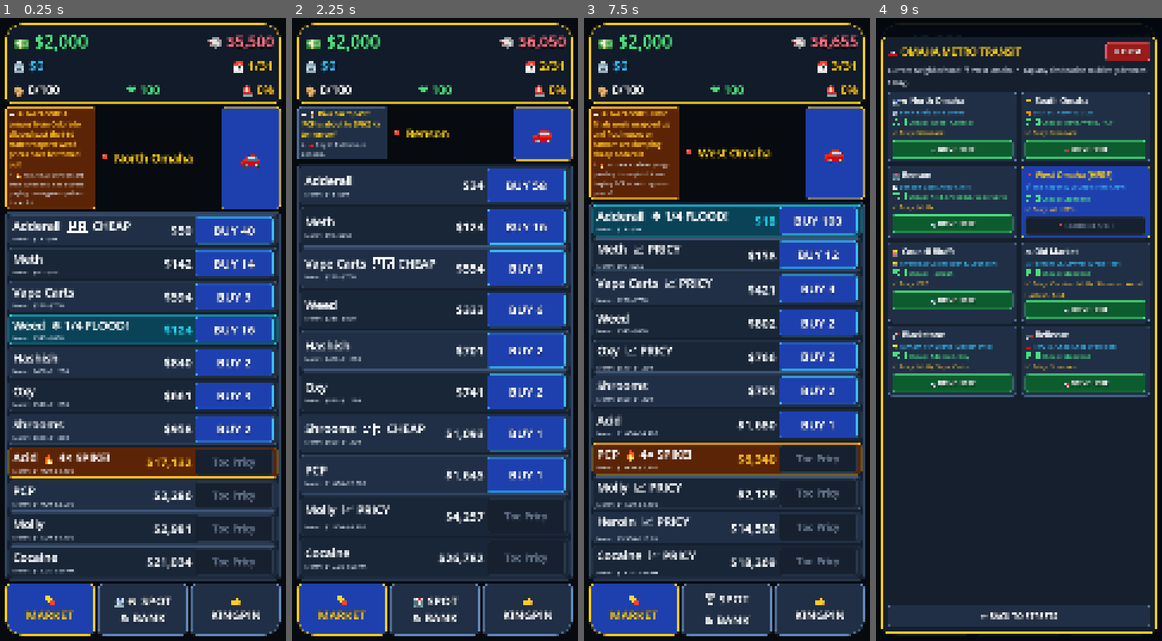
Above: before the commit, frames 1-4 (left to right).
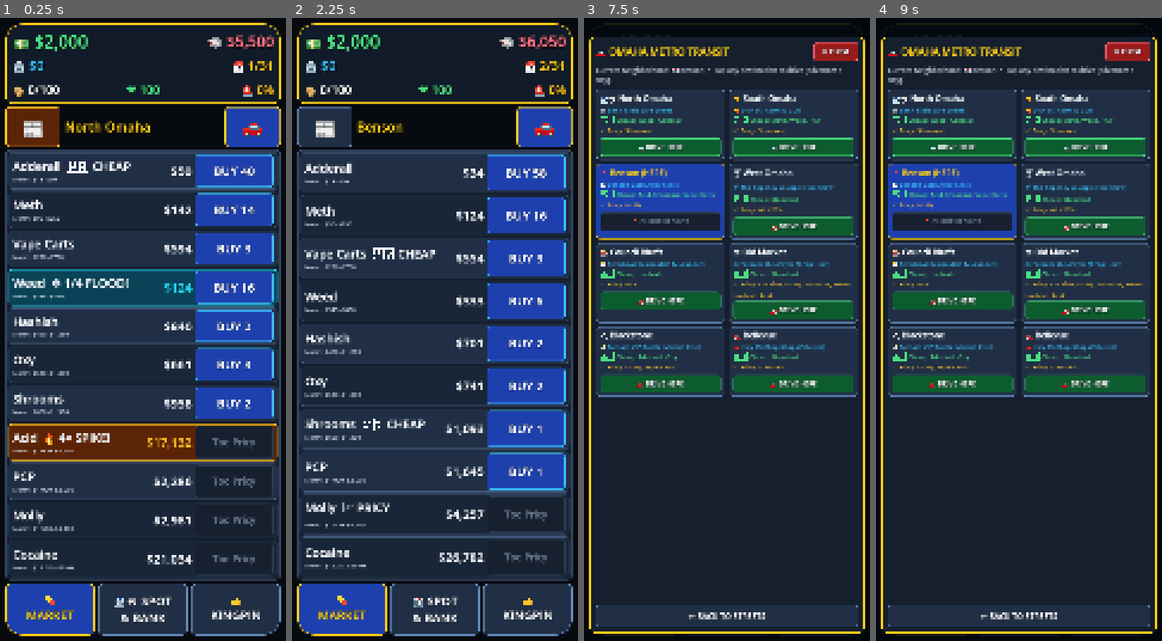
Above: after the commit, the same moments.

Repository: TimGoergen/dope-wars
Game: Godot game, scene res://Main.tscn
Two runs of this game, one before a commit and one after it. Both use one fixed random seed, a clock stepped at 60 frames per second and the inputs below.
Inputs (mouse positions are in pixels of both pictures, inside the frame that each line leads up to; where the layout moved, square brackets give the same spot in the first picture):
- Up to frame 1 (0.25 s): no input
- Up to frame 2 (2.25 s): click (326, 123) [343, 155] at 0.5 s; click "🚗" at 1.25 s; click (394, 229) at 2.02 s
- Up to frame 3 (7.5 s): click (618, 123) [635, 136] at 2.75 s; click "🚗" at 3.5 s; click (686, 186) at 4.27 s; click (686, 173) at 5.02 s; click "BUY 58" at 5.75 s; click (686, 217) at 6.52 s; click "BUY 16" at 7.25 s
- Up to frame 4 (9 s): click (910, 123) [927, 155] at 8 s; click "🚗" at 8.75 s

The runs differ from the first frame. In frame 1, 33% of the frame differs, in the area x 1-99%, y 14-90%; in frame 2, 19%; in frame 3, 54%, in the area x 1-99%, y 0-100%; in frame 4, 18%.

Commit message:
feat(ui): icon-only 84px newspaper button, wider middle location name without pin

Diff:
--- a/game/scripts/Main.gd
+++ b/game/scripts/Main.gd
@@ -268,34 +268,26 @@
 	vbox.size_flags_vertical = Control.SIZE_EXPAND_FILL
 	vbox.add_theme_constant_override("separation", 10)
 
-	# Split Top Strip: Left 1/3 = News Display (press & hold to expand up to 1/2 screen height)
-	#                  Right 2/3 = Top half Location (📍 Full Name), Bottom half 🚗 TRAVEL button
+	# Top Strip: Left = 📰 News Icon (press & hold to expand) | Middle = Location Name (no pin) | Right = 🚗 Travel Button
 	var top_strip := HBoxContainer.new()
 	top_strip.size_flags_horizontal = Control.SIZE_EXPAND_FILL
-	top_strip.custom_minimum_size = Vector2(0, 178)
-	top_strip.add_theme_constant_override("separation", 12)
+	top_strip.custom_minimum_size = Vector2(0, 152)
+	top_strip.add_theme_constant_override("separation", 16)
 	vbox.add_child(top_strip)
 
-	# Left 1/3: Newspaper News / Recent Transactions Display
+	# Left: Newspaper Icon Display (same 84px icon size and 1.0 width ratio as the 🚗 button on the right)
 	_scanner_card = PanelContainer.new()
 	_scanner_card.size_flags_horizontal = Control.SIZE_EXPAND_FILL
 	_scanner_card.size_flags_vertical = Control.SIZE_EXPAND_FILL
 	_scanner_card.size_flags_stretch_ratio = 1.0
 	_scanner_card.clip_contents = true
-	_scanner_card.add_theme_stylebox_override("panel", UiPalette.make_box(UiPalette.CARD_BG, UiPalette.BORDER_BRIGHT, 14, 3, 14, 10))
+	_scanner_card.add_theme_stylebox_override("panel", UiPalette.make_box(UiPalette.CARD_BG, UiPalette.BORDER_BRIGHT, 16, 3, 12, 8))
 	top_strip.add_child(_scanner_card)
 
-	var scan_vbox := VBoxContainer.new()
-	scan_vbox.size_flags_horizontal = Control.SIZE_EXPAND_FILL
-	scan_vbox.size_flags_vertical = Control.SIZE_EXPAND_FILL
-	scan_vbox.add_theme_constant_override("separation", 4)
-	scan_vbox.mouse_filter = Control.MOUSE_FILTER_IGNORE
-	_scanner_card.add_child(scan_vbox)
-
-	_log_line_1 = UiPalette.add_label(scan_vbox, "📰 Welcome to Omaha.", UiPalette.FONT_SMALL, UiPalette.GOLD_ACCENT, true, true)
+	_log_line_1 = UiPalette.add_hero_label(_scanner_card, "📰", 84, UiPalette.GOLD_ACCENT, HORIZONTAL_ALIGNMENT_CENTER)
+	_log_line_1.size_flags_horizontal = Control.SIZE_EXPAND_FILL
+	_log_line_1.size_flags_vertical = Control.SIZE_EXPAND_FILL
 	_log_line_1.mouse_filter = Control.MOUSE_FILTER_IGNORE
-	_log_line_2 = UiPalette.add_label(scan_vbox, "", UiPalette.FONT_TINY, UiPalette.TEXT_SECONDARY, true, false)
-	_log_line_2.mouse_filter = Control.MOUSE_FILTER_IGNORE
 
 	var news_hold_btn := Button.new()
 	UiPalette.style_flat_inert_button(news_hold_btn)
@@ -309,20 +301,14 @@
 	)
 	_scanner_card.add_child(news_hold_btn)
 
-	# Right 2/3: Combined Location (left 2/3, vertically centered & left-aligned) + 🚗 Travel Button (right-most 1/3, large car icon only)
-	var right_row := HBoxContainer.new()
-	right_row.size_flags_horizontal = Control.SIZE_EXPAND_FILL
-	right_row.size_flags_vertical = Control.SIZE_EXPAND_FILL
-	right_row.size_flags_stretch_ratio = 2.0
-	right_row.add_theme_constant_override("separation", 12)
-	top_strip.add_child(right_row)
-
-	_loc_lbl = UiPalette.add_hero_label(right_row, "📍 North Omaha", UiPalette.FONT_DRUG_NAME, UiPalette.GOLD_ACCENT, HORIZONTAL_ALIGNMENT_LEFT)
+	# Middle: Wide Location Name (no pin icon, vertically centered & left-aligned)
+	_loc_lbl = UiPalette.add_hero_label(top_strip, "North Omaha", UiPalette.FONT_HERO, UiPalette.GOLD_ACCENT, HORIZONTAL_ALIGNMENT_LEFT)
 	_loc_lbl.size_flags_horizontal = Control.SIZE_EXPAND_FILL
 	_loc_lbl.size_flags_vertical = Control.SIZE_EXPAND_FILL
-	_loc_lbl.size_flags_stretch_ratio = 2.0
+	_loc_lbl.size_flags_stretch_ratio = 2.8
 	_loc_lbl.autowrap_mode = TextServer.AUTOWRAP_WORD_SMART
 
+	# Right: 🚗 Travel Button (large 84px car icon only)
 	_travel_btn = Button.new()
 	_travel_btn.text = "🚗"
 	_travel_btn.size_flags_horizontal = Control.SIZE_EXPAND_FILL
@@ -333,7 +319,7 @@
 		Audio.play(&"tap")
 		_open_travel_modal()
 	)
-	right_row.add_child(_travel_btn)
+	top_strip.add_child(_travel_btn)
 
 	_finish_run_btn = Button.new()
 	_finish_run_btn.text = "🏁"
@@ -345,7 +331,7 @@
 	_finish_run_btn.pressed.connect(func() -> void:
 		_on_finish_run_pressed()
 	)
-	right_row.add_child(_finish_run_btn)
+	top_strip.add_child(_finish_run_btn)
 
 	# Filtered Active Product Board (Only shows available or held products so rows expand ~35% taller)
 	var board := PanelContainer.new()
@@ -798,7 +784,7 @@
 		c.queue_free()
 
 	var card_rect := _scanner_card.get_global_rect()
-	var card_w := maxf(320.0, card_rect.size.x)
+	var card_w := clampf(1080.0 - card_rect.position.x - 20.0, 320.0, 1040.0)
 	_news_expand_vbox.custom_minimum_size = Vector2(card_w - 36.0, 0.0)
 
 	UiPalette.add_label(_news_expand_vbox, "📰 RECENT TRANSACTIONS", UiPalette.FONT_SMALL, UiPalette.GOLD_ACCENT, true, true)
@@ -810,7 +796,7 @@
 	# Compute required height to fit full history, capped at half the screen height (1200px)
 	var est_lines := 2
 	for msg in state.scanner_log:
-		est_lines += maxi(1, int(ceil(float(String(msg).length()) / 20.0)))
+		est_lines += maxi(1, int(ceil(float(String(msg).length()) / 42.0)))
 	var target_h := clampf(float(est_lines) * 34.0 + 36.0, card_rect.size.y, 1200.0)
 
 	_news_expand_panel.position = card_rect.position
@@ -837,8 +823,8 @@
 	_heat_lbl.text = "🚨 %.0f%%" % state.heat
 	_heat_lbl.add_theme_color_override("font_color", UiPalette.POLICE_RED if state.heat >= 35.0 else UiPalette.SPIKE_AMBER)
 
-	# 2. Split Top Strip: Right 2/3 (Location + Travel) & Left 1/3 (Newspaper News Display)
-	_loc_lbl.text = "📍 %s" % cur_d["name"]
+	# 2. Top Strip: 📰 Icon | Location Name (no pin) | 🚗 Travel Icon
+	_loc_lbl.text = String(cur_d["name"])
 	_travel_btn.text = "🚗"
 	_travel_btn.disabled = state.is_final_day()
 	_finish_run_btn.visible = state.is_final_day() and not state.run_completed and not state.game_over
@@ -846,21 +832,16 @@
 	var has_spike := state.active_market_events.values().has("spike")
 	var has_flood := state.active_market_events.values().has("flood")
 	if has_spike:
-		_scanner_card.add_theme_stylebox_override("panel", UiPalette.make_box(UiPalette.SPIKE_BG, UiPalette.SPIKE_AMBER, 14, 4, 14, 10))
+		_scanner_card.add_theme_stylebox_override("panel", UiPalette.make_box(UiPalette.SPIKE_BG, UiPalette.SPIKE_AMBER, 16, 4, 12, 8))
 		_log_line_1.add_theme_color_override("font_color", UiPalette.SPIKE_AMBER)
 	elif has_flood:
-		_scanner_card.add_theme_stylebox_override("panel", UiPalette.make_box(UiPalette.FLOOD_BG, UiPalette.FLOOD_CYAN, 14, 4, 14, 10))
+		_scanner_card.add_theme_stylebox_override("panel", UiPalette.make_box(UiPalette.FLOOD_BG, UiPalette.FLOOD_CYAN, 16, 4, 12, 8))
 		_log_line_1.add_theme_color_override("font_color", UiPalette.FLOOD_CYAN)
 	else:
-		_scanner_card.add_theme_stylebox_override("panel", UiPalette.make_box(UiPalette.CARD_BG, UiPalette.BORDER_BRIGHT, 14, 3, 14, 10))
+		_scanner_card.add_theme_stylebox_override("panel", UiPalette.make_box(UiPalette.CARD_BG, UiPalette.BORDER_BRIGHT, 16, 3, 12, 8))
 		_log_line_1.add_theme_color_override("font_color", UiPalette.GOLD_ACCENT)
 
-	_log_line_1.text = "📰 " + (state.scanner_log[0] if state.scanner_log.size() > 0 else "Ready.")
-	if state.scanner_log.size() > 1 and not String(state.scanner_log[1]).is_empty():
-		_log_line_2.visible = true
-		_log_line_2.text = "↳ " + String(state.scanner_log[1])
-	else:
-		_log_line_2.visible = false
+	_log_line_1.text = "📰"
 
 	# 3. Filtered Active Product Board (Only show available or held products so rows expand ~35% taller)
 	for p_def in OmahaCatalog.PRODUCTS:
--- a/game/sim/UiLayoutTest.gd
+++ b/game/sim/UiLayoutTest.gd
@@ -35,8 +35,8 @@
 	var travel_btn: Button = main._travel_btn
 	var scanner_card: PanelContainer = main._scanner_card
 	var log_line_1: Label = main._log_line_1
-	var expected_loc := "📍 %s" % String(OmahaCatalog.get_district(main.state.current_district_id)["name"])
-	if loc_lbl.text != expected_loc or loc_lbl.horizontal_alignment != HORIZONTAL_ALIGNMENT_LEFT or loc_lbl.get_global_rect().position.y < hero_rect.end.y or travel_btn.text != "🚗" or not log_line_1.text.begins_with("📰 ") or not day_lbl.text.begins_with("📅 ") or day_lbl.text.contains("Day"):
+	var expected_loc := String(OmahaCatalog.get_district(main.state.current_district_id)["name"])
+	if loc_lbl.text != expected_loc or loc_lbl.horizontal_alignment != HORIZONTAL_ALIGNMENT_LEFT or loc_lbl.get_global_rect().position.y < hero_rect.end.y or travel_btn.text != "🚗" or log_line_1.text != "📰" or not day_lbl.text.begins_with("📅 ") or day_lbl.text.contains("Day"):
 		push_error("FAIL [Split Strip & Header]: loc='%s' travel='%s' news='%s' day='%s'" % [loc_lbl.text, travel_btn.text, log_line_1.text, day_lbl.text])
 		quit(1)
 		return
